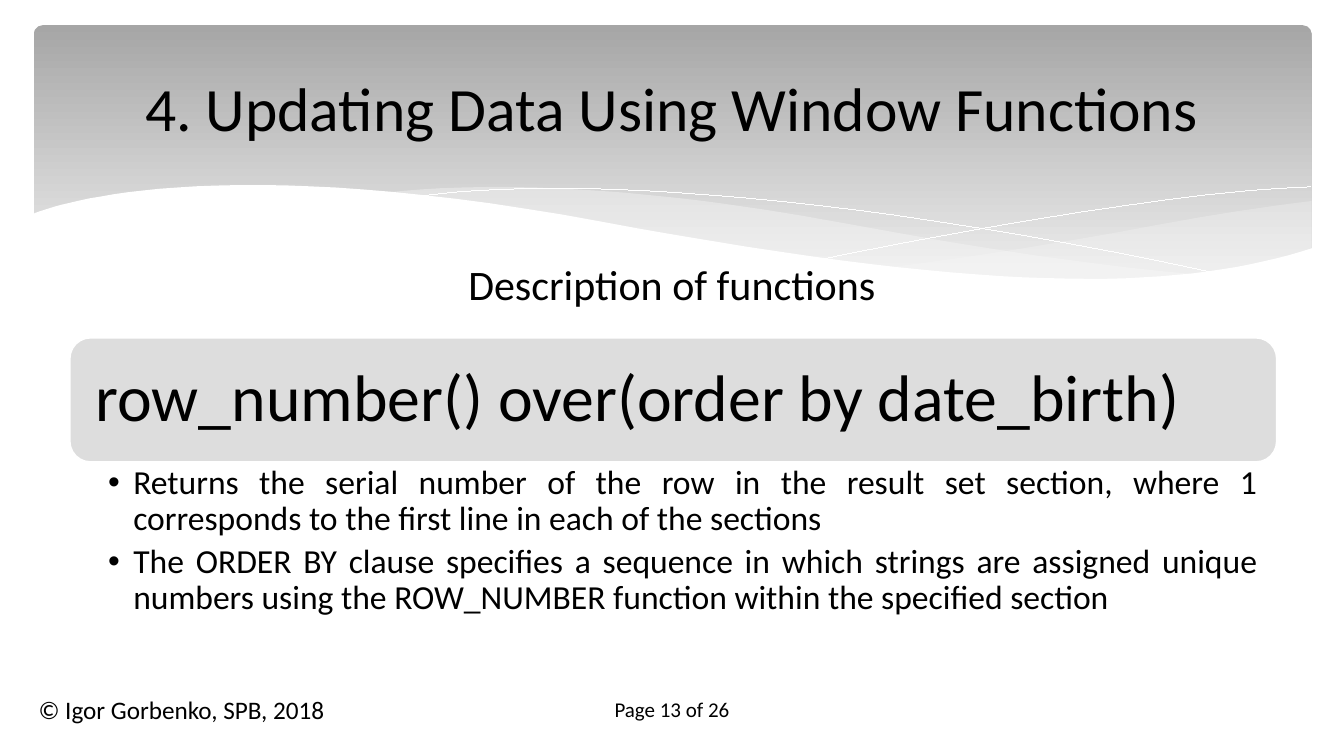
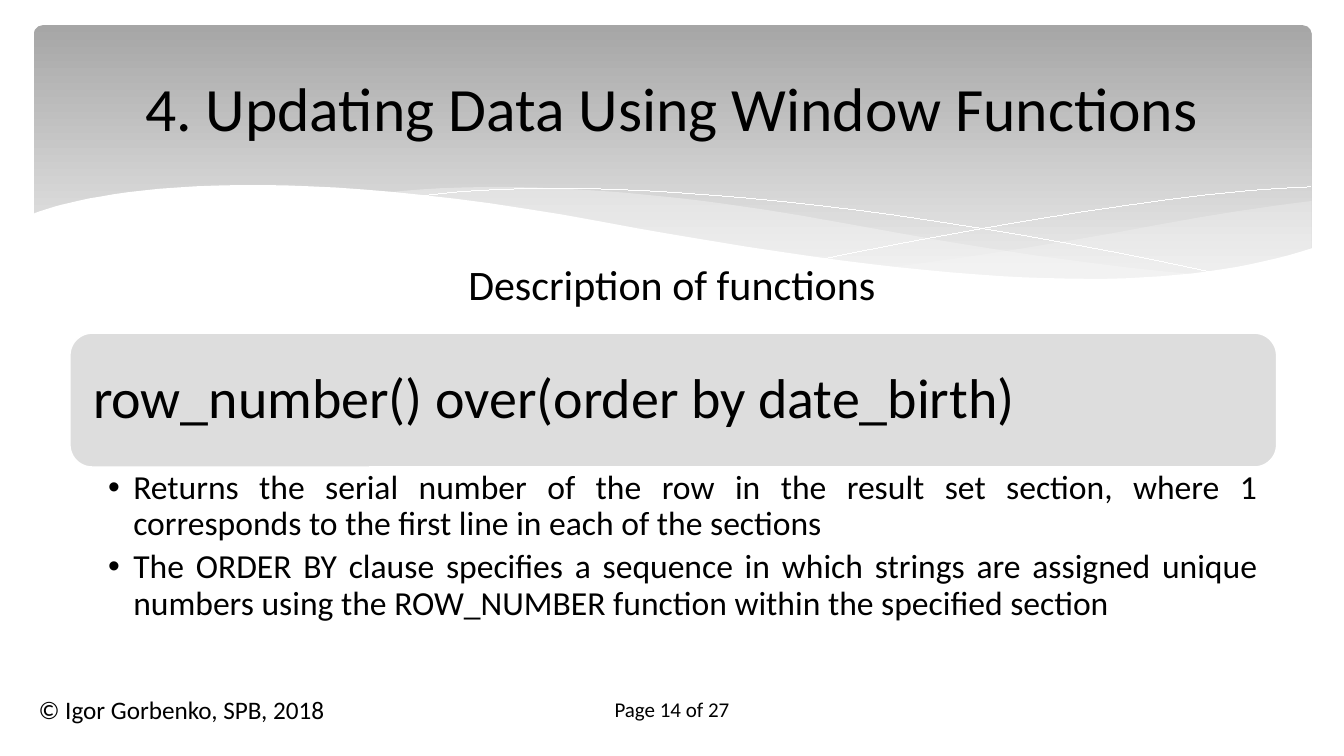
Before and after one commit to igorgorbenko/sql_tips, a slide deck: slide 14 of 10BestPracticeSQLWB.pptx (slide 13 before the commit). Drawn at 1344x756 pixels with LibreOffice and Linux fonts; fonts in the diff are those of the drawing. Boxes give left, top, right and bottom in pixels: in the first picture for what was removed or moved away, otherwise in the second. Text is boxed around its words. In the diff, an @@ line names an element or a change of style, - is before the commit and + after.

```diff
--- a/10BestPracticeSQLWB.pptx
+++ b/10BestPracticeSQLWB.pptx
@@ rounded rectangle resized from (x1=70, y1=338, x2=1276, y2=462) to (x1=70, y1=333, x2=1276, y2=467) @@
@@ text "row_number() over(order by date_birth)" at (x1=93, y1=377, x2=1014, y2=427): size 47 to 40 pt; less space between paragraphs @@
@@ text "Returns the serial number of ..." moved from (x1=133, y1=470, x2=1257, y2=615) to (x1=133, y1=475, x2=1257, y2=621) @@
@@ text at (x1=615, y1=702, x2=729, y2=721): text changed @@
-Page 13 of 26
+Page 14 of 27
```
Also in this commit, not shown: 1 slide added.
